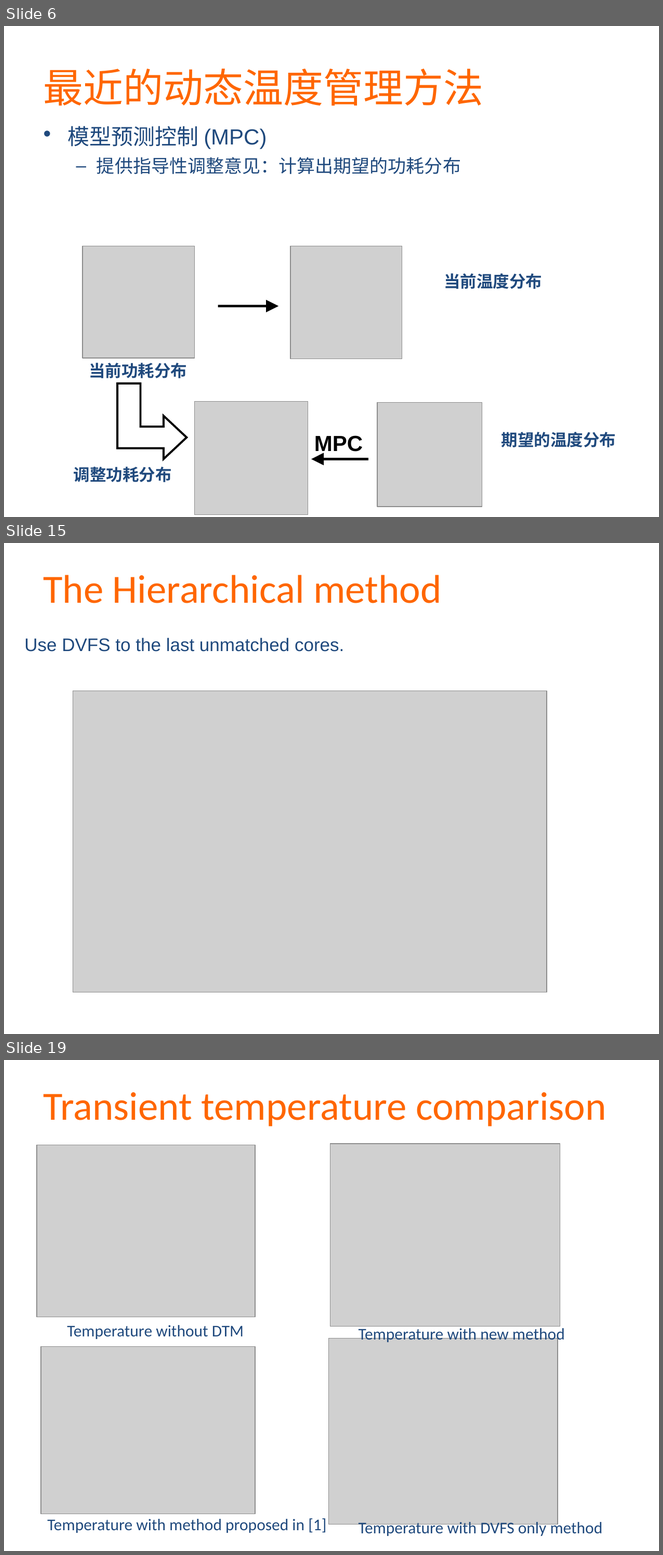
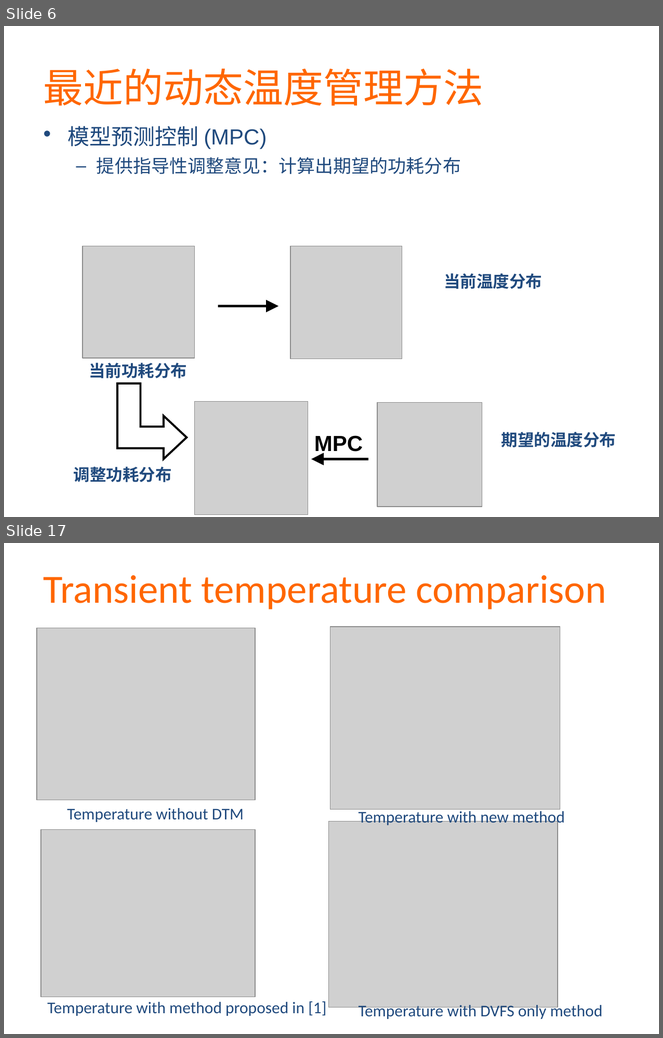
Before and after one commit to martian9/xin-yuan-houqin, a slide deck: ppt/majian.pptx. Shown one above the other, each under a label of ours: slides 6, 15 and 19 before the commit, slides 6 and 17 after it; the slides between them are not shown. The pictures are 663x1555 and 663x1038 pixels, drawn with LibreOffice and Linux fonts; fonts in the diff are those of the drawing; grey boxes stand for pictures. Boxes give left, top, right and bottom in pixels: in the first picture for what was removed or moved away, otherwise in the second. Text is boxed around its words. In the diff, an @@ line names an element or a change of style, - is before the commit and + after.

```diff
--- a/ppt/majian.pptx
+++ b/ppt/majian.pptx
@@ slide 15 removed at (4, 543, 659, 1034), background #FFFFFF @@
@@ text removed at (43, 575, 442, 603) @@
-The Hierarchical method
@@ text removed at (24, 638, 344, 652) @@
-Use DVFS to the last unmatched cores.
@@ picture removed at (73, 691, 547, 992) @@
@@ what was slide 19 is now slide 17 @@
```
Also in this commit, not shown: 6 slides changed, 6 slides added, 7 other slides removed.
